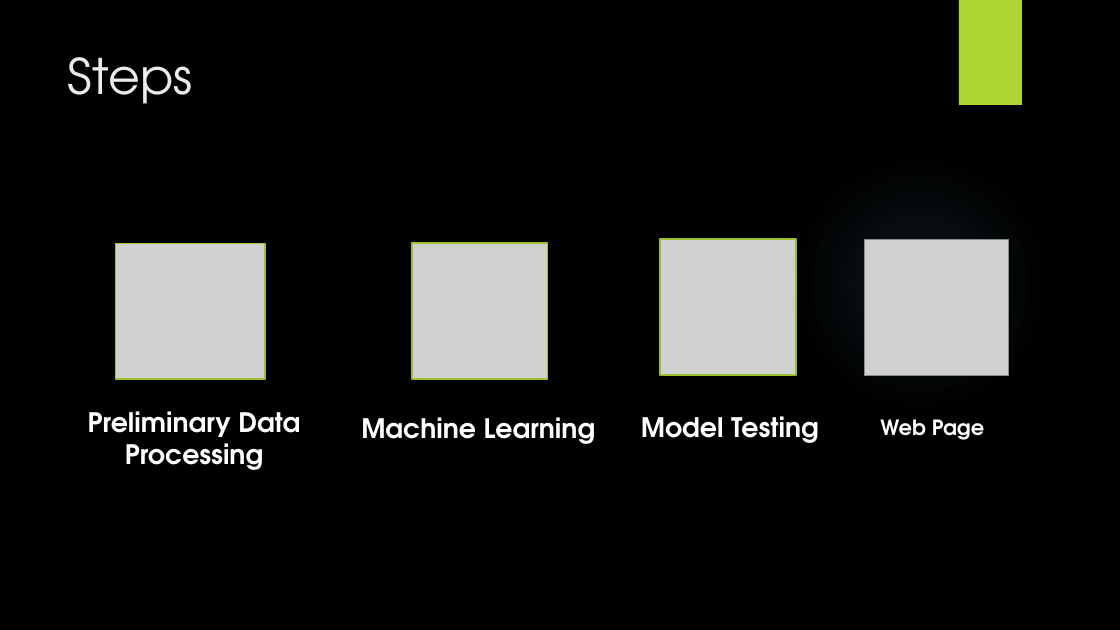
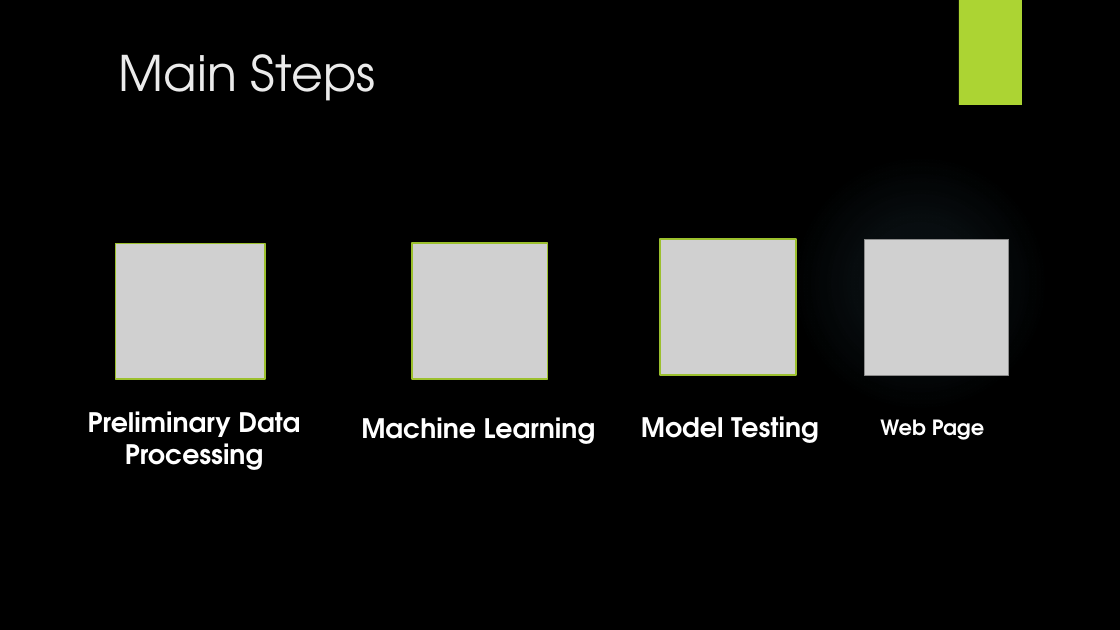
Before and after one commit to Minhtranaccount/Loan_Pay_Back_Ability, a slide deck: slide 5 of project 4 presentation.pptx. Drawn at 1120x630 pixels with LibreOffice and Linux fonts; fonts in the diff are those of the drawing; grey boxes stand for pictures; background and template pictures are left out. Boxes give left, top, right and bottom in pixels: in the first picture for what was removed or moved away, otherwise in the second. Text is boxed around its words. In the diff, an @@ line names an element or a change of style, - is before the commit and + after.

```diff
--- a/project 4 presentation.pptx
+++ b/project 4 presentation.pptx
@@ title at bbox=[119, 54, 376, 101]: text changed @@
-Steps
+Main Steps
```
Also in this commit, not shown: 3 other slides changed, 1 other file.
